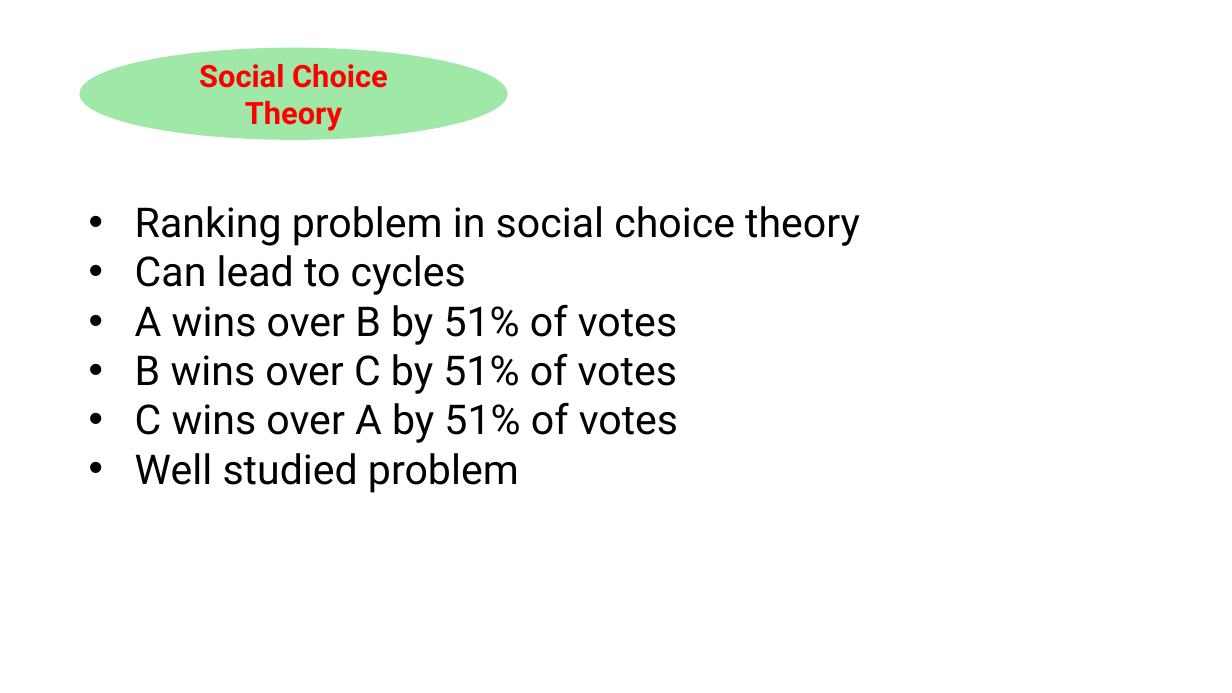
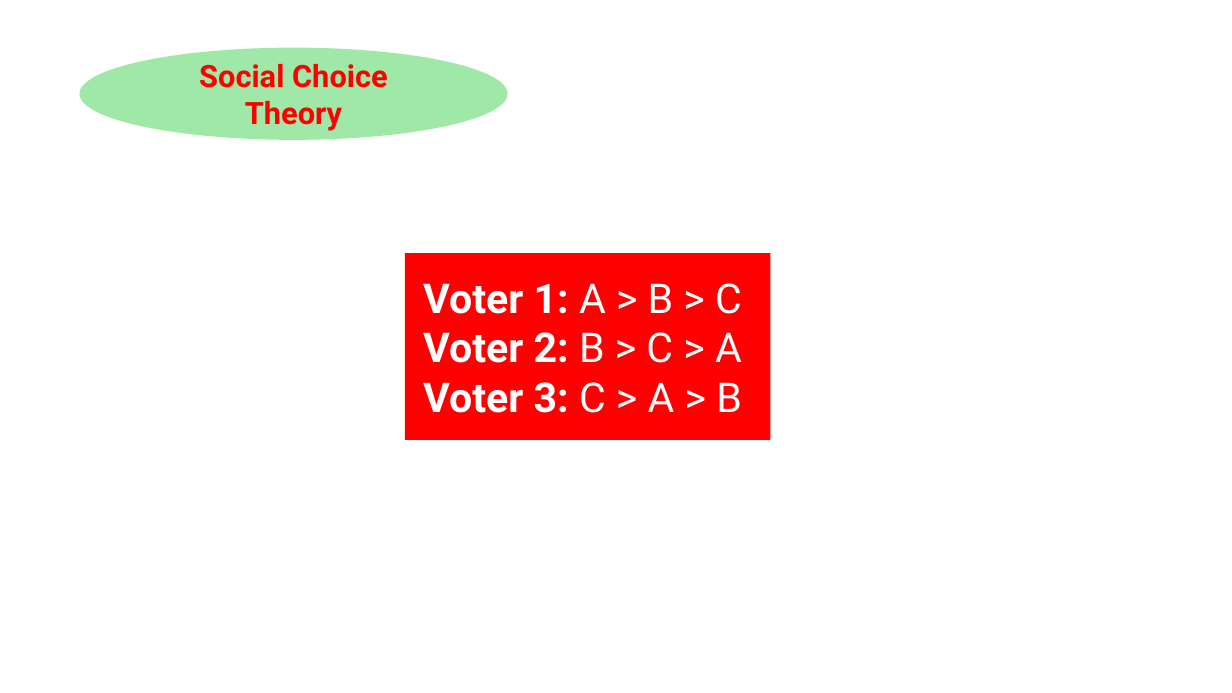
Before and after one commit to HaseebLUMS/Onyx-Presentation, a slide deck: slide 121 of thesis-latency-fairness.pptx. Drawn at 1232x693 pixels with LibreOffice and Linux fonts; fonts in the diff are those of the drawing. Boxes give left, top, right and bottom in pixels: in the first picture for what was removed or moved away, otherwise in the second. Text is boxed around its words. In the diff, an @@ line names an element or a change of style, - is before the commit and + after.

Commit message:
updated presentation

```diff
--- a/thesis-latency-fairness.pptx
+++ b/thesis-latency-fairness.pptx
@@ text removed at box(135, 206, 860, 493) @@
-• Ranking problem in social choice theory
-• Can lead to cycles
-• A wins over B by 51% of votes
-• B wins over C by 51% of votes
-• C wins over A by 51% of votes
-• Well studied problem
@@ rectangle added at box(405, 253, 771, 440), fill #FF0000, 32 pt, text #FFFFFF, bold @@
+Voter 1: A > B > C
+Voter 2: B > C > A
+Voter 3: C > A > B
```
Also in this commit, not shown: 4 other slides changed, 1 slide added.
